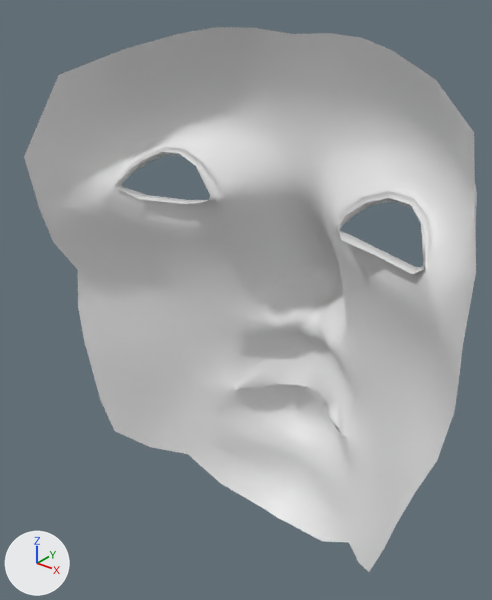
Before and after pictures for a commit that changed the OBJ model VRVisitors/assets/avatar/avatar.obj.
One viewpoint serves both versions: a 50 mm camera at (0.566, -0.69, 0.471) aimed at (-0.047, 0.076, -0.004). Every picture has the same lights, and +X, +Y and +Z are marked at lower left. Where no turn or scale is listed for an object, it has been applied to the vertices.

The first picture shows 'instance_0_ID4.001'.
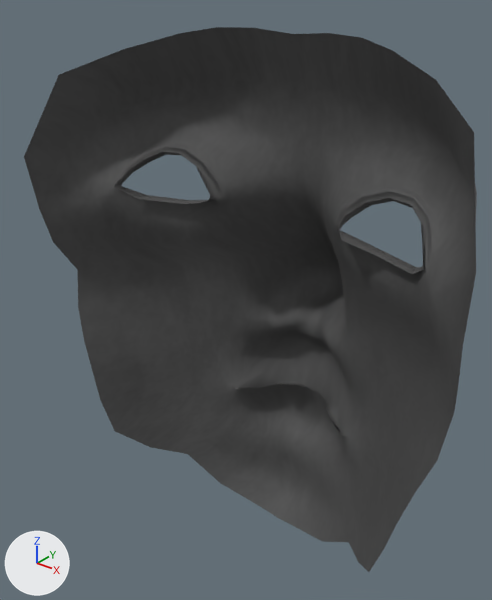
The newer file is also turned or shifted as a whole; pictures and numbers use the older file's frame.

The change, as a list of edits to the scene's bpy script:
```text
Add img_texture_png:
    img_texture_png = load_image('texture.png', 'texture.png', 512, 512, 'sRGB')
Add mat_auto_1_001:
    mat_auto_1_001 = principled_material('__auto_1.001')
    mat_auto_1_001.texture = img_texture_png
    mat_auto_1_001.roughness = 0.696
Change me_instance_0_id4_001:
    where me_instance_0_id4_001.from_pydata(...)  # 659 vertices, 1244 faces; spans x -0.361..0.362, y -0.083..0.278, z -0.457..0.398
    add me_instance_0_id4_001.materials.append(mat_auto_1_001)  # picture img_texture_png
```

Where the change shows, as pixel boxes (x1, y1, x2, y2) in the pictures (492 x 600 px):
'instance_0_ID4.001', recoloured (grey to black): (24, 27, 477, 572) in both
